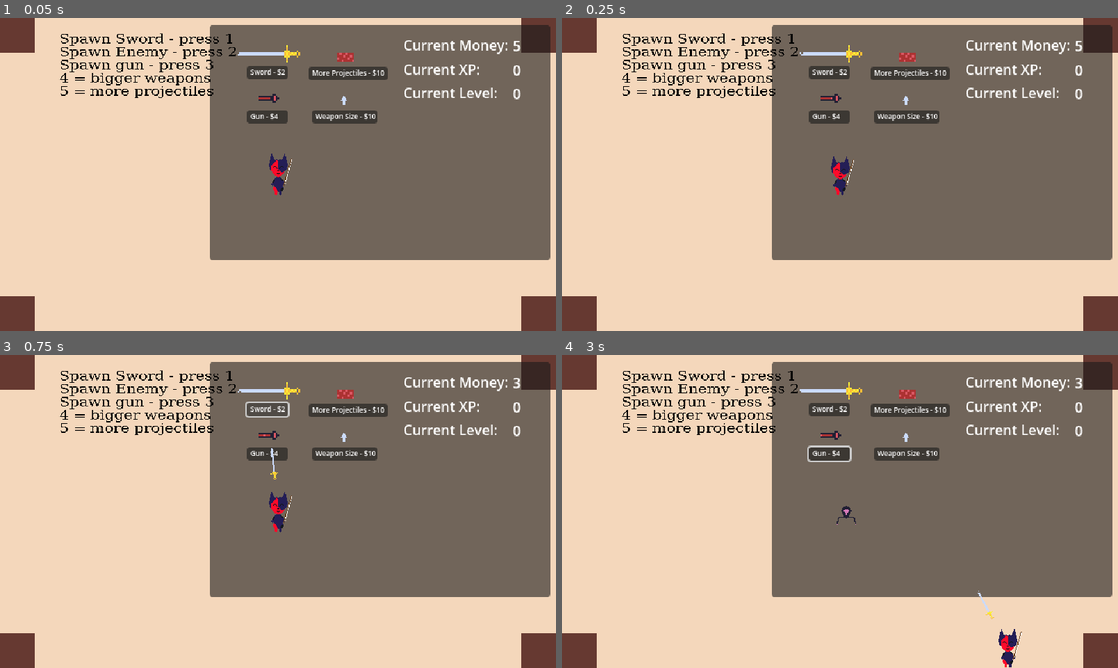
Above: before the commit, frames 1-4 (two rows, left to right).
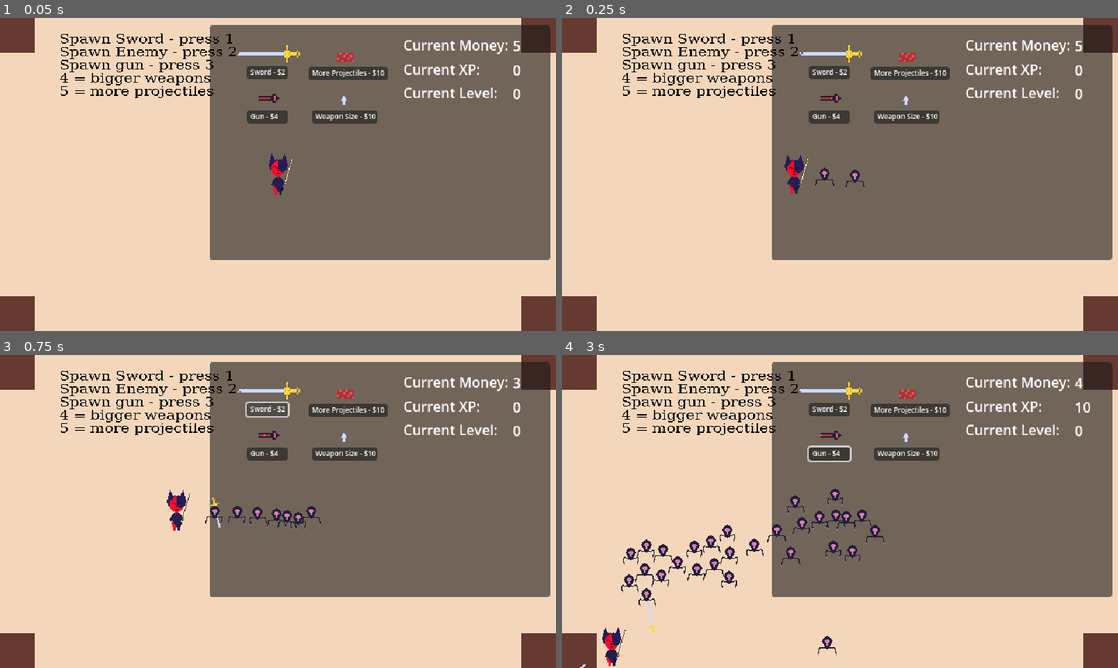
Above: after the commit, the same moments.

Repository: Cactys3/CombatGame
Game: Godot game, scene res://Scenes/BaseScene.tscn
The game is run twice, just before and just after one commit, with the same random seed, the same clock (stepped at 60 frames per second) and the same inputs.
Inputs (mouse positions are in pixels of both pictures, inside the frame that each line leads up to):
- Up to frame 1 (0.05 s): no input
- Up to frame 2 (0.25 s): no input
- Up to frame 3 (0.75 s): click "Sword - $2" at 0.5 s
- Up to frame 4 (3 s): move the mouse to (962, 495) at 1.27 s; hold D (right) 1.28-2.03 s; tap 5 (test_5) at 1.35, 2.3 s; move the mouse to (728, 527) at 2.02 s; hold Down (down) 2.03-2.78 s; tap 1 (test_1) at 2.1 s; move the mouse to (895, 442) at 2.77 s; hold D (right) from 2.78 s (still down); tap 2 (test_2) at 2.85 s

Frame 1 is identical in both runs. In frame 2, 0.7% of the frame differs, in the area x 40-55%, y 43-57%; in frame 3, 1.0%; in frame 4, 2.6%, in the area x 3-95%, y 7-100%.
Error in both runs: Invalid call. Nonexistent function 'is' in base 'CharacterBody2D (Player_Script)'. (res://Scripts/demo_manager.gd:49)

Commit message:
enemy spawenr

Diff:
--- a/Scenes/BaseScene.tscn
+++ b/Scenes/BaseScene.tscn
@@ -7,6 +7,7 @@
 [ext_resource type="Texture2D" uid="uid://ddxlwv6yh3qsm" path="res://Art/Weapons/Gun_1.png" id="3_avgfm"]
 [ext_resource type="Texture2D" uid="uid://cnj0fjnxdyuts" path="res://Art/Weapons/arrow.png" id="4_yohyp"]
 [ext_resource type="Texture2D" uid="uid://brh24bmjiesqo" path="res://Art/Weapons/Bullet.png" id="5_06y7e"]
+[ext_resource type="Script" path="res://Scripts/basic_enemy_spawner.gd" id="9_e34uy"]
 [ext_resource type="Script" path="res://Scripts/demo_manager.gd" id="10_cwiy3"]
 
 [sub_resource type="LabelSettings" id="LabelSettings_20rgc"]
@@ -306,6 +307,7 @@
 text = "-999"
 
 [node name="LVL Label" type="Label" parent="Camera/Store"]
+layout_mode = 0
 offset_left = 223.0
 offset_top = 66.0
 offset_right = 348.0
@@ -343,6 +345,9 @@
 [node name="Demo Manager" type="Node" parent="."]
 script = ExtResource("10_cwiy3")
 
+[node name="Node" type="Node" parent="."]
+script = ExtResource("9_e34uy")
+
 [connection signal="pressed" from="Camera/Store/sword/Button" to="Demo Manager" method="Sword_Button"]
 [connection signal="pressed" from="Camera/Store/gun/Button" to="Demo Manager" method="Gun_Button"]
 [connection signal="pressed" from="Camera/Store/size/Button" to="Demo Manager" method="Size_Button"]
--- a/Scripts/basic_enemy_spawner.gd
+++ b/Scripts/basic_enemy_spawner.gd
@@ -6,7 +6,7 @@
 func _ready():
 	spawn_timer = Timer.new()  # Create a new Timer
 	add_child(spawn_timer)  # Add the timer to the current node
-	spawn_timer.wait_time = 1.0  # Set the timer to trigger every 1 second
+	spawn_timer.wait_time = 0.1  # Set the timer to trigger every 1 second
 	spawn_timer.one_shot = false  # Make it loop
 	spawn_timer.start()  # Start the timer
 	spawn_timer.timeout.connect(self._on_spawn_timer_timeout)
--- a/Scripts/demo_manager.gd
+++ b/Scripts/demo_manager.gd
@@ -47,6 +47,7 @@
 
 	if Input.is_action_just_pressed("test_5"):
 		player.is()
+		#zach put this mowow mow mow mow mow mow mow mow mow mow mow mow mow mow mow mow mow mow mow mow mow mow mow mow mow mow mow mow mow mow mow mow mow mow mow mow mow mow mow mow mow mow mow mow mow mow mow mow mow mow mow mow mow mow mow mow mow mow mow mow mow mow mow mow mow mow mow mow mow mow mow mow mow mow mow mow mow mow mow mow mow mow mow mow mow mow mow mow mow mow mow mow mow mow mow mow mow mow mow mow mow mow mow mow mow mow mow mow mow mow mow mow mow mow mow mow mow mow
 		pass#weapon_projectile_count += 1
 
 func change_state(state: scene_states) -> void:
Not shown: 1 places in Scenes/BaseScene.tscn that only renumber resources
